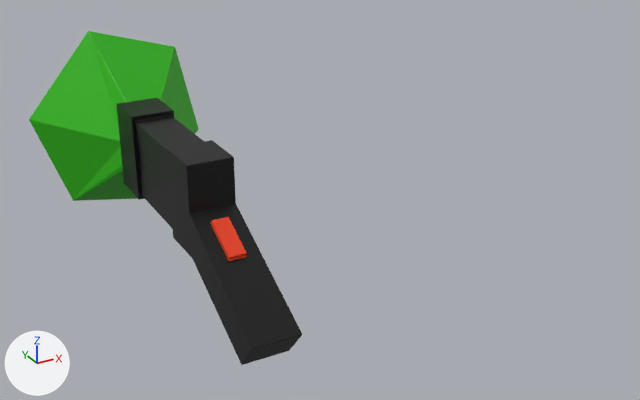
The Blender file Assets/RepairTool.blend: old version first, new version second.
Before and after are seen from a camera (50 mm lens) standing at (-1.04, -3.07, 1.28) and looking at (0.59, -0.1, -0.21). Lighting does not change. The marker at lower left points along +X, +Y and +Z.
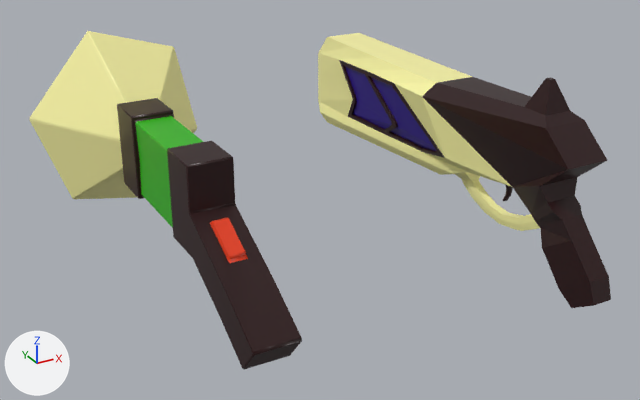
Where the change shows, as pixel boxes [x1, y1, x2, y2] in the pictures (640 x 400 px):
'Cube.001', reshaped, moved: before [29, 31, 302, 365]; after [29, 31, 302, 369]
'Weapon', added: after [318, 33, 611, 308]
part 1 of me_cube_003, rebuilt: before [117, 98, 302, 365]; after [117, 98, 302, 369]
part 2 of me_cube_003, added (beige): after [29, 31, 197, 199]
part 3 of me_cube_003, deleted (green): before [29, 31, 199, 201]

Diff of the bpy script that builds the scene:
```diff
--- a/Assets/RepairTool.blend.py
+++ b/Assets/RepairTool.blend.py
@@ me_cube_003 @@
 # used by ob_cube_001; location = (0.0, 0.0, 0.0); scale = (0.12, 0.244, 0.216)
-me_cube_003.from_pydata(...)  # 155 vertices, 146 faces; spans x -3.11..3.29, y -3.7..3.34, z -1.91..1.91
+me_cube_003.from_pydata(...)  # 245 vertices, 237 faces; spans x -3.05..3.36, y -1.53..5.54, z -1.69..2.12
+# me_cube_003 part 1: the loose piece of 54 vertices spanning x -0.73..0.73, y -3.7..1.63, z -1.78..0.82 is rebuilt with 144 vertices and now spans x -0.67..0.83, y -1.53..3.78, z -1.67..1.04
+# me_cube_003 part 2: a new loose piece of 25 vertices spanning x -3.05..3.36, y 3.79..5.54, z -1.69..2.12, in mat_material (picture img_bugcolorpallete_png)
+# me_cube_003 part 3: the loose piece of 25 vertices spanning x -3.11..3.29, y 1.59..3.34, z -1.91..1.91 is deleted
+# me_cube_003 part 4: the surface is now shaded smooth
 me_cube_003.materials.append(mat_material)
@@ me_cube @@
+me_cube.from_pydata(...)  # 272 vertices, 274 faces; spans x -0.7..0.72, y -2.6..6.48, z -1.35..2.4
+me_cube.materials.append(mat_material)  # picture img_bugcolorpallete_png
@@ ob_cube_001 @@
 ob_cube_001 = bpy.data.objects.new('Cube.001', me_cube_003)
-ob_cube_001.location = (0.0, 0.0, 0.0)
+ob_cube_001.location = (-0.008, -0.524, -0.047)
 ob_cube_001.scale = (0.12, 0.244, 0.216)
@@ ob_weapon @@
+ob_weapon = bpy.data.objects.new('Weapon', me_cube)
+ob_weapon.location = (1.31, -0.427, -0.198)
+ob_weapon.scale = (0.225, 0.225, 0.225)
```
